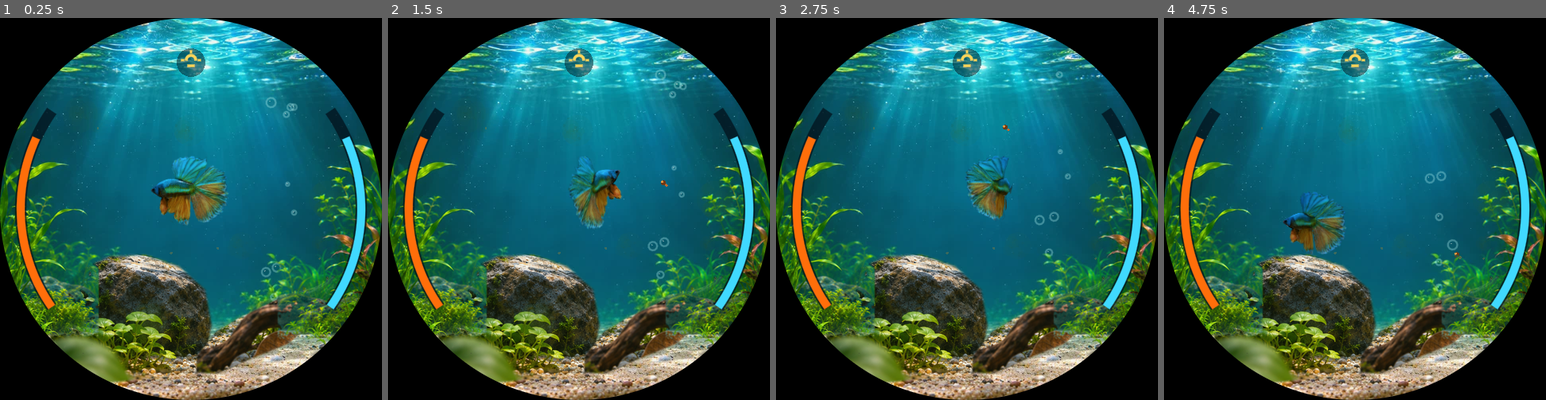
Above: before the commit, frames 1-4 (left to right).
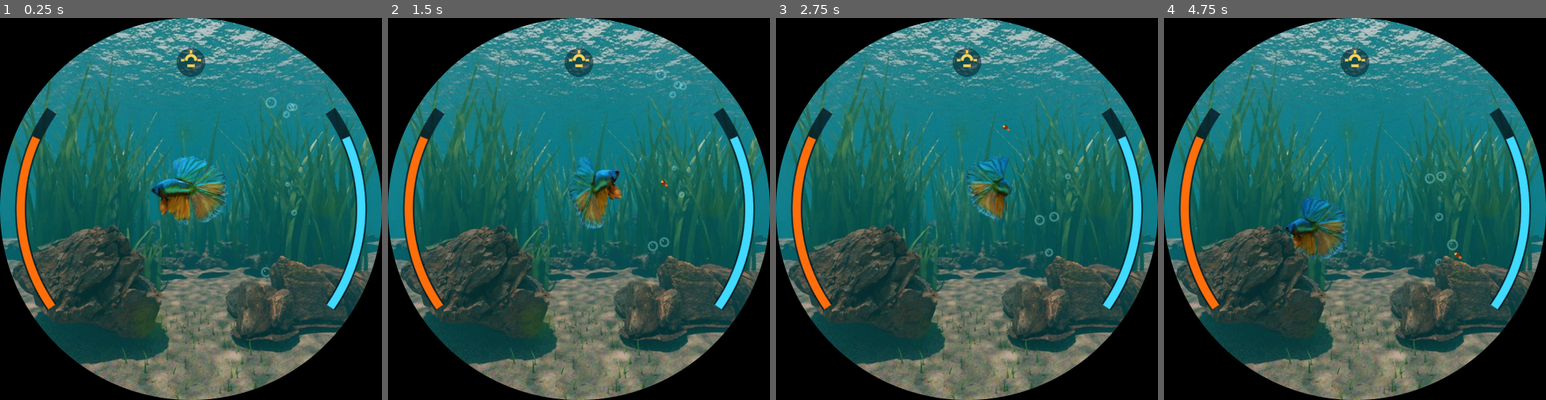
Above: after the commit, the same moments.

Repository: tunaiex/PETSHOP
Game: Godot game, scene res://sahneler/akvaryum.tscn
Same seed, same stepped clock (60 frames per second), same inputs: the game is played once before the commit and once after it.
Inputs (mouse positions are in pixels of both pictures, inside the frame that each line leads up to):
- Up to frame 1 (0.25 s): no input
- Up to frame 2 (1.5 s): tap Enter at 0.5 s; move the mouse to (663, 189) at 0.52 s; tap Z at 0.6 s; click (663, 189) at 0.67 s; drag from (502, 228) to (559, 285) at 1.27 s
- Up to frame 3 (2.75 s): move the mouse to (1005, 124) at 2.02 s; tap X at 2.1 s; click (1005, 124) at 2.17 s; tap Z at 2.3 s
- Up to frame 4 (4.75 s): drag from (1335, 285) to (1240, 151) at 2.77 s; move the mouse to (1469, 266) at 3.52 s; tap 1 at 3.6 s; click (1469, 266) at 3.67 s; tap Z at 3.8 s; drag from (1240, 151) to (1297, 113) at 4.27 s

The runs differ from the first frame. In frame 1, 58% of the frame differs, in the area x 0-100%, y 0-100%; in frame 2, 59%; in frame 3, 59%; in frame 4, 60%.

Commit message:
Gerçekçi arka plan: Poly Haven (CC0) kayaları + prosedürel vallisneria ile Blender/Cycles render, katmanlara bölme aracı
Co-Authored-By: Claude Opus 5.5 <noreply@anthropic.com>
Claude-Session: https://claude.ai/code/session_015MbJhn46P53U1WkoUEXvPy

Diff:
--- a/CepAkvaryumu_DerinlikV2/betikler/akvaryum.gd
+++ b/CepAkvaryumu_DerinlikV2/betikler/akvaryum.gd
@@ -185,7 +185,7 @@
 	# Bilgisayarda derinlik deneyini gostermek icin:
 	if olay is InputEventKey and olay.pressed and not olay.echo:
 		if olay.keycode == KEY_Z:
-			balik_hedefi = Vector3(-104.0, 55.0, 0.90) # tasin arkasi
+			balik_hedefi = Vector3(-104.0, 66.0, 0.90) # tasin arkasi
 			bekleme_suresi = 0.0
 		elif olay.keycode == KEY_X:
 			balik_hedefi = Vector3(25.0, 0.0, 0.10) # kameraya yakin
@@ -386,9 +386,9 @@
 	hedef_sayaci += 1
 	# Her birkac hedefte kaya / kutuk arkasindan gecmesini garanti eder.
 	if hedef_sayaci % 5 == 1:
-		balik_hedefi = Vector3(-102.0, 56.0, 0.88)
+		balik_hedefi = Vector3(-102.0, 66.0, 0.88)
 	elif hedef_sayaci % 5 == 3:
-		balik_hedefi = Vector3(103.0, 56.0, 0.82)
+		balik_hedefi = Vector3(100.0, 84.0, 0.84)
 	elif hedef_sayaci % 5 == 4:
 		balik_hedefi = Vector3(32.0, -42.0, 0.10)
 	elif bakim.yuva > 0.2 and hedef_sayaci % 5 == 2:
@@ -484,7 +484,7 @@
 			# guclu sarsinti gerekir; sonra 10 sn bekleme.
 			sarsinti_sayaci = sarsinti_sayaci + 1 if sarsinti > 5.8 else 0
 			if sarsinti_sayaci >= 3 and irkilme_beklemesi <= 0.0 and not yem_var:
-				balik_hedefi = Vector3(-108.0, 54.0, 0.91)
+				balik_hedefi = Vector3(-108.0, 66.0, 0.91)
 				bekleme_suresi = 0.0
 				irkilme_beklemesi = 10.0
 				sarsinti_sayaci = 0
--- a/CepAkvaryumu_DerinlikV2/sahneler/akvaryum.tscn
+++ b/CepAkvaryumu_DerinlikV2/sahneler/akvaryum.tscn
@@ -45,17 +45,17 @@
 
 [node name="Tas" type="Sprite2D" parent="."]
 z_index = 2
-position = Vector2(168, 370.5)
+position = Vector2(109.5, 331)
 texture = ExtResource("4_rock")
 
 [node name="Kutuk" type="Sprite2D" parent="."]
 z_index = 4
-position = Vector2(370, 380.5)
+position = Vector2(381, 352.5)
 texture = ExtResource("5_wood")
 
 [node name="Yapraklar" type="Sprite2D" parent="."]
 z_index = 5
-position = Vector2(240, 240)
+position = Vector2(247.5, 460.5)
 texture = ExtResource("6_plants")
 
 [node name="Bakim" type="Node" parent="."]
Not shown, changed: CepAkvaryumu_DerinlikV2/KAYNAK_LISANS.txt
Binary file changed: CepAkvaryumu_DerinlikV2/gorseller/arka_plan.webp
Binary file changed: CepAkvaryumu_DerinlikV2/gorseller/kutuk_on.png
Binary file changed: CepAkvaryumu_DerinlikV2/gorseller/tas_on.png
Binary file changed: CepAkvaryumu_DerinlikV2/gorseller/yaprak_on.png
Not shown, changed: CepAkvaryumu_DerinlikV2/BENI_OKU.md
